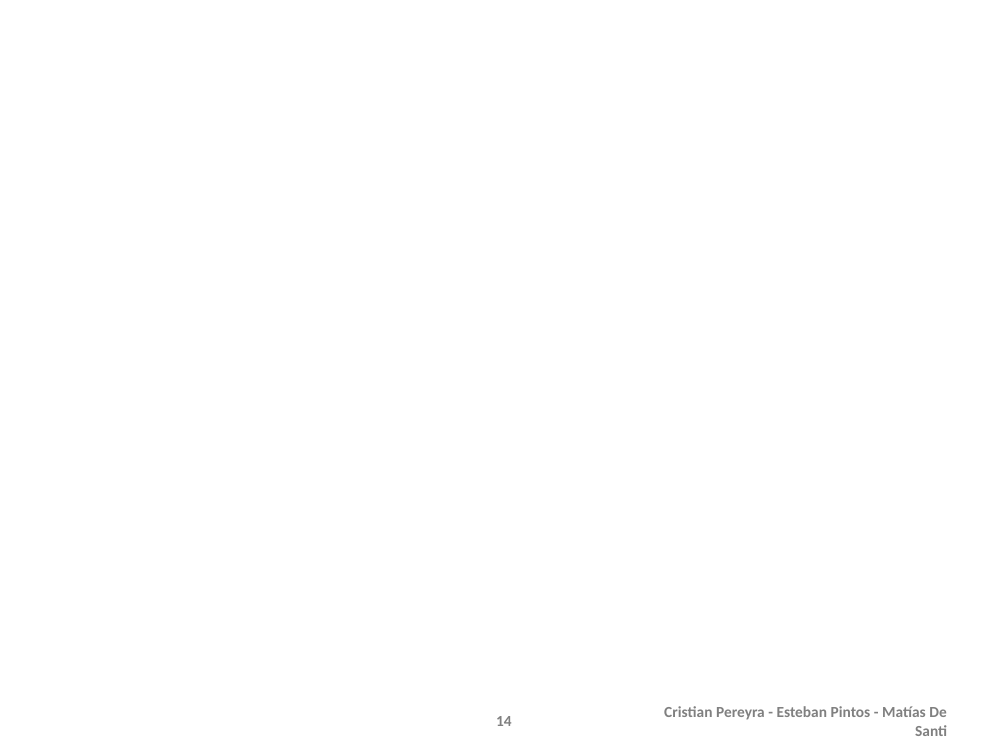
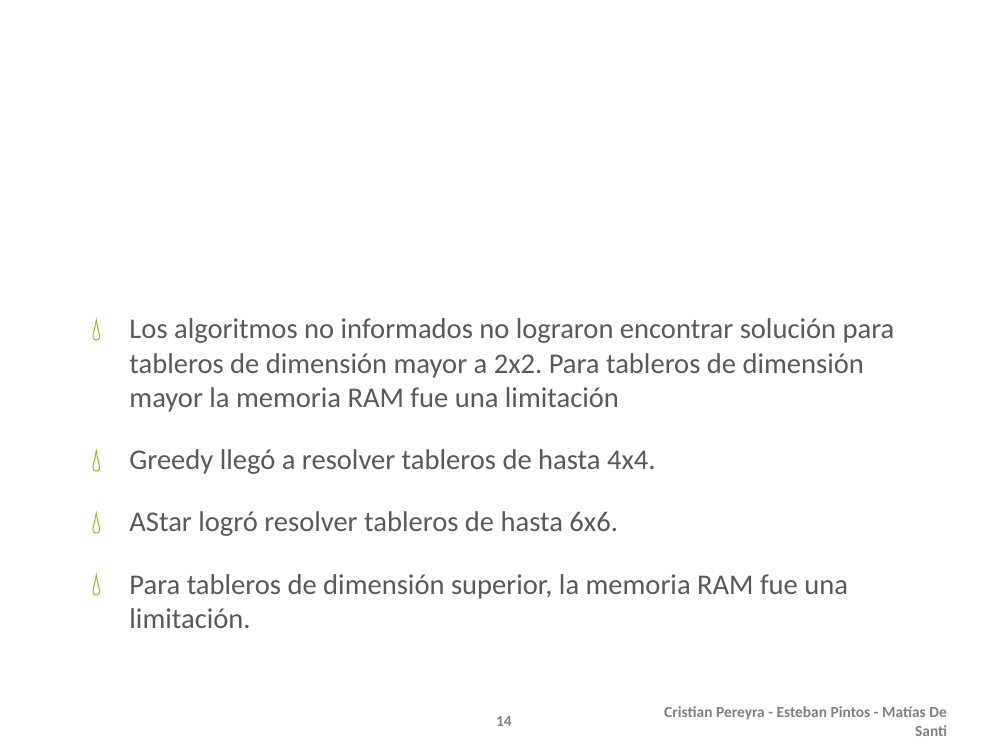
Before and after one commit to mdesanti/SIA-TP2, a slide deck: slide 14 of Presentacion TP1/SIA-TP1.pptx. Drawn at 1008x756 pixels with LibreOffice and Linux fonts; fonts in the diff are those of the drawing; background and template pictures are left out. Boxes give left, top, right and bottom in pixels: in the first picture for what was removed or moved away, otherwise in the second. Text is boxed around its words. In the diff, an @@ line names an element or a change of style, - is before the commit and + after.

Commit message:
Added results to pdf

```diff
--- a/Presentacion TP1/SIA-TP1.pptx
+++ b/Presentacion TP1/SIA-TP1.pptx
@@ text added at bbox=[129, 318, 895, 628], 20.4 pt, text #595959 @@
+💧 Los algoritmos no informados no lograron encontrar solución para tableros de dimensión mayor a 2x2. Para tableros de dimensión mayor la memoria RAM fue una limitación
+💧 Greedy llegó a resolver tableros de hasta 4x4.
+💧 AStar logró resolver tableros de hasta 6x6.
+💧 Para tableros de dimensión superior, la memoria RAM fue una limitación.
```
